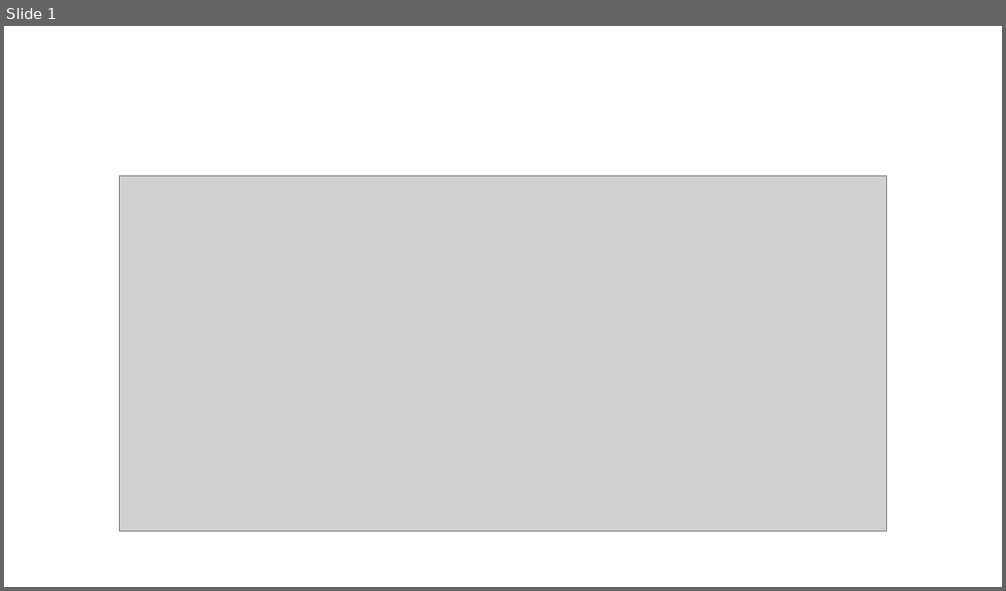
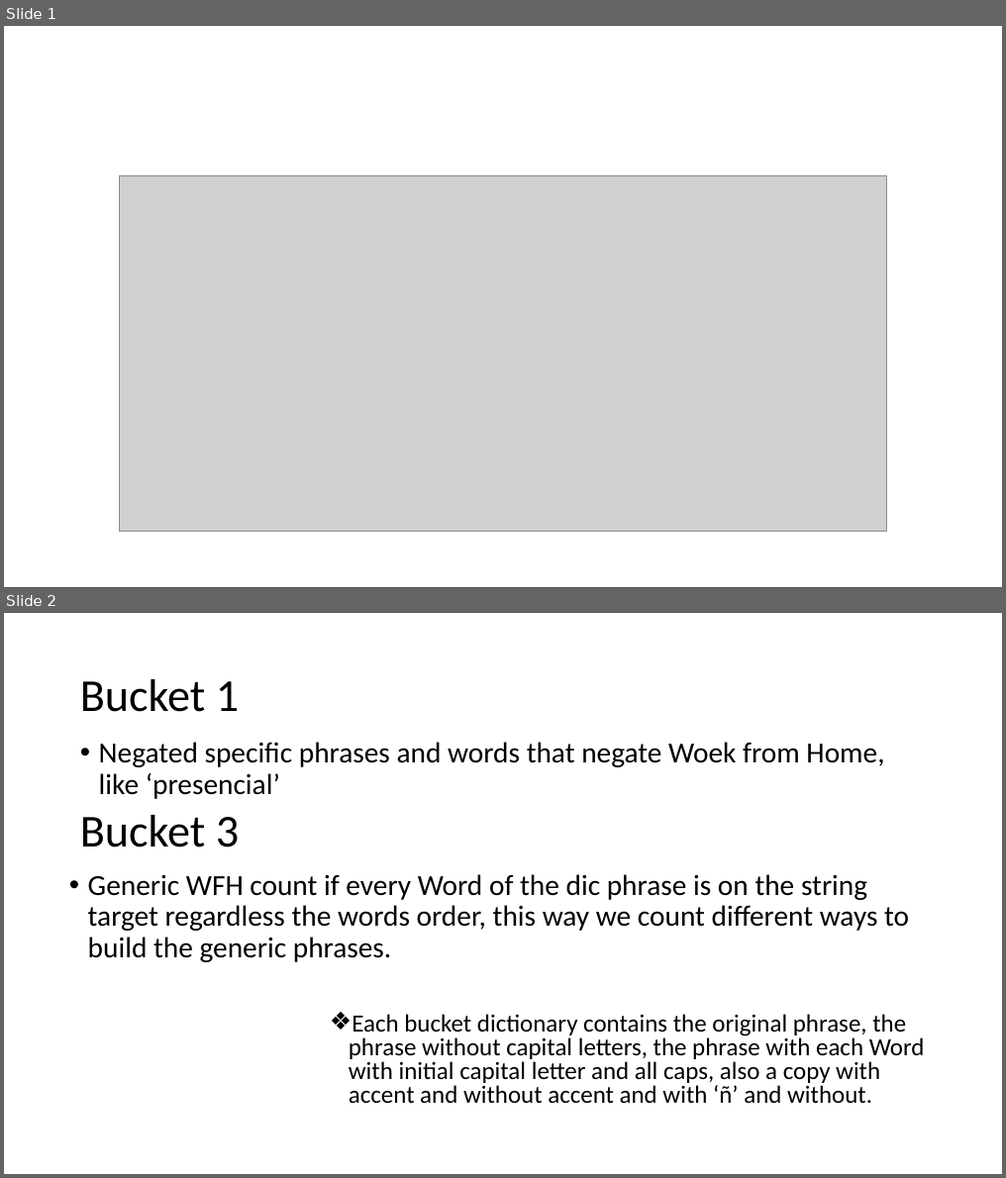
Before and after one commit to oejaramillo/WFH-Project, a slide deck: results.pptx. Shown one above the other, each under a label of ours: slide 1 before the commit, slides 1 and 2 after it. The pictures are 1006x591 and 1006x1178 pixels, drawn with LibreOffice and Linux fonts; fonts in the diff are those of the drawing; grey boxes stand for pictures. Boxes give left, top, right and bottom in pixels: in the first picture for what was removed or moved away, otherwise in the second. Text is boxed around its words. In the diff, an @@ line names an element or a change of style, - is before the commit and + after.

```diff
--- a/results.pptx
+++ b/results.pptx
@@ slide 2 added at (4,613,1002,1174), background #FFFFFF @@
@@ title added at (80,679,239,712), 44 pt, text #000000 @@
+Bucket 1
@@ text added at (99,742,884,799), 28 pt, text #000000 @@
+• Negated specific phrases and words that negate Woek from Home, like ‘presencial’
@@ text added at (80,815,239,848), 44 pt, text #000000 @@
+Bucket 3
@@ text added at (88,874,909,962), 28 pt, text #000000 @@
+• Generic WFH count if every Word of the dic phrase is on the string target regardless the words order, this way we count different ways to build the generic phrases.
@@ text added at (349,1014,925,1104), 23.8 pt, text #000000 @@
+❖ Each bucket dictionary contains the original phrase, the phrase without capital letters, the phrase with each Word with initial capital letter and all caps, also a copy with accent and without accent and with ‘ñ’ and without.
```
Also in this commit, not shown: 3 slides changed, 4 other files.
